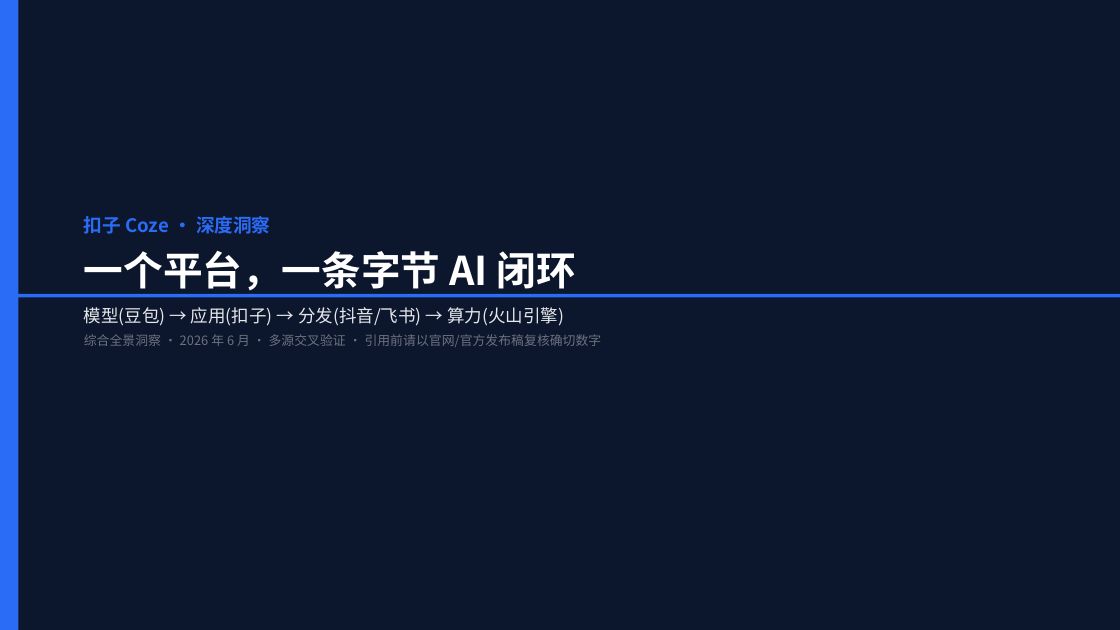
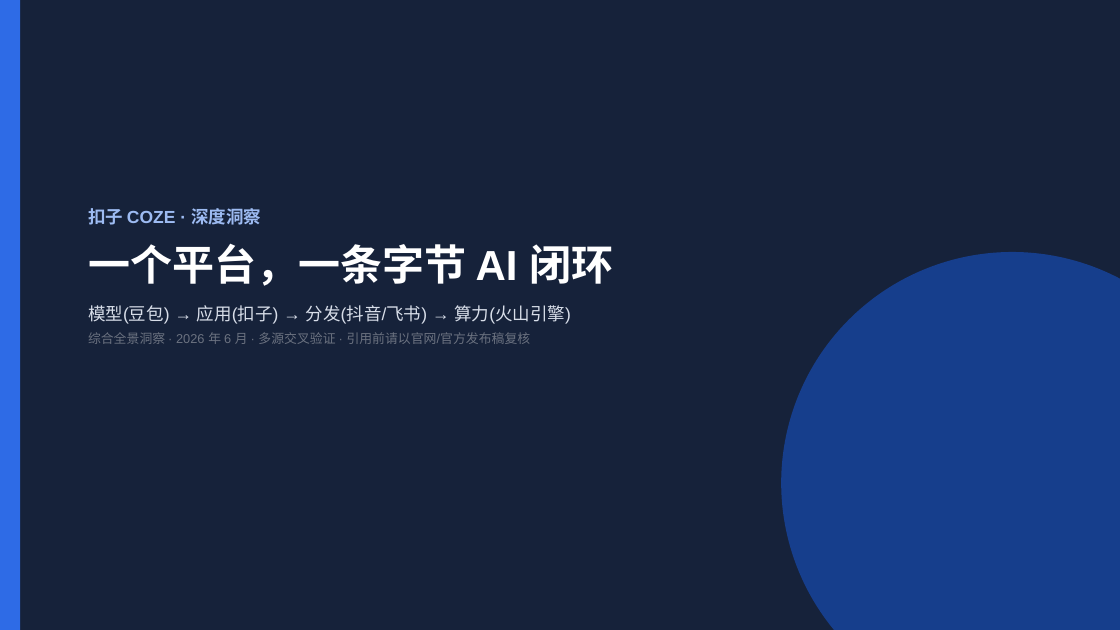
Before and after one commit to Michael-Nie/openai-chatgpt-codex, a slide deck: slide 21 of 字节扣子Coze深度洞察分析.pptx (slide 22 before the commit). Drawn at 1120x630 pixels with LibreOffice and Linux fonts; fonts in the diff are those of the drawing. Boxes give left, top, right and bottom in pixels: in the first picture for what was removed or moved away, otherwise in the second. Text is boxed around its words. In the diff, an @@ line names an element or a change of style, - is before the commit and + after.

```diff
--- a/字节扣子Coze深度洞察分析.pptx
+++ b/字节扣子Coze深度洞察分析.pptx
@@ rectangle at (x1=0, y1=0, x2=1120, y2=630): fill #0C162C to #16223A @@
@@ rectangle at (x1=0, y1=0, x2=20, y2=630): fill #2B6CF6 to #2E6BE6 @@
@@ text "扣子 COZE · 深度洞察" moved from (x1=84, y1=216, x2=602, y2=347) to (x1=88, y1=208, x2=613, y2=344) @@
@@ text at (x1=88, y1=208, x2=261, y2=225): text changed; size 16 to 15 pt; font Noto Sans CJK SC to Arial; text colour #2B6CF6 to #9DBBF2 @@
-扣子 Coze · 深度洞察
+扣子 COZE · 深度洞察
@@ text at (x1=88, y1=243, x2=613, y2=324): size 34 to 36 pt in "一个平台，一条字节 AI 闭环"; font Noto Sans CJK SC to Arial in "一个平台，一条字节 AI 闭环", "模型(豆包) → 应用(扣子) → 分发(抖音/飞书) → 算力(火山引擎)"; text colour #E5E7EB to #D8DEE9 in "模型(豆包) → 应用(扣子) → 分发(抖音/飞书) → 算力(火山引擎)"; more space between paragraphs @@
@@ ellipse added at (x1=781, y1=252, x2=1120, y2=630), fill #163E8C @@
@@ rectangle removed at (x1=0, y1=294, x2=1120, y2=297) @@
@@ text at (x1=88, y1=332, x2=531, y2=344): text changed; font Noto Sans CJK SC to Arial @@
-综合全景洞察 · 2026 年 6 月 · 多源交叉验证 · 引用前请以官网/官方发布稿复核确切数字
+综合全景洞察 · 2026 年 6 月 · 多源交叉验证 · 引用前请以官网/官方发布稿复核
```
Also in this commit, not shown: 18 other slides changed, 2 slides added, 3 slides removed, 6 other files.
